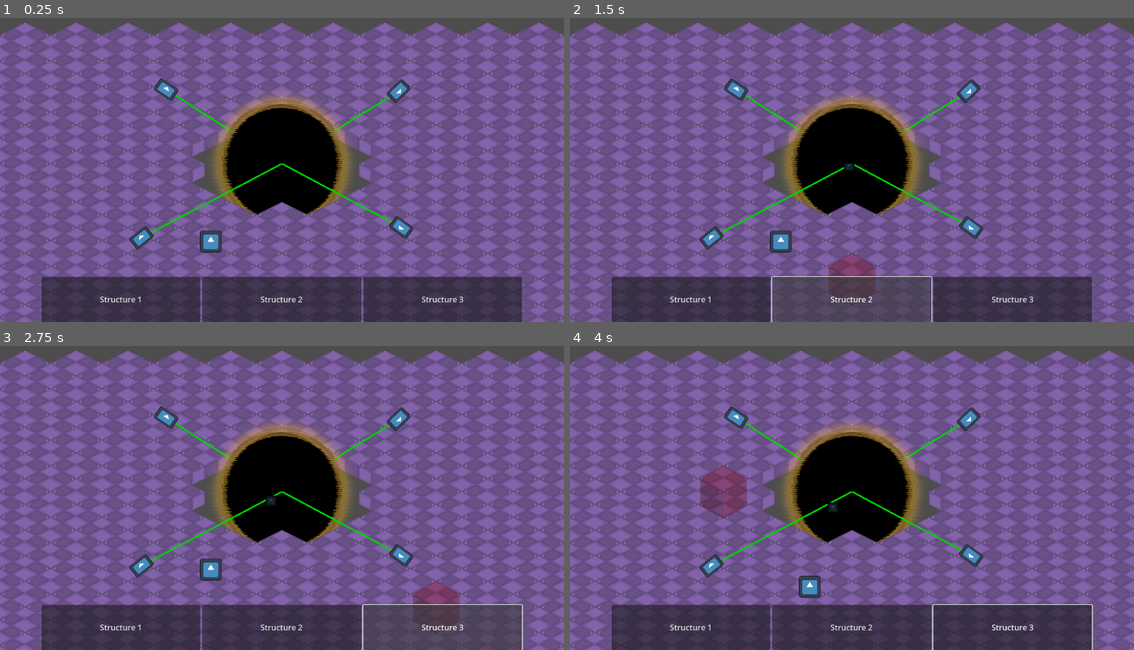
Above: before the commit, frames 1-4 (two rows, left to right).
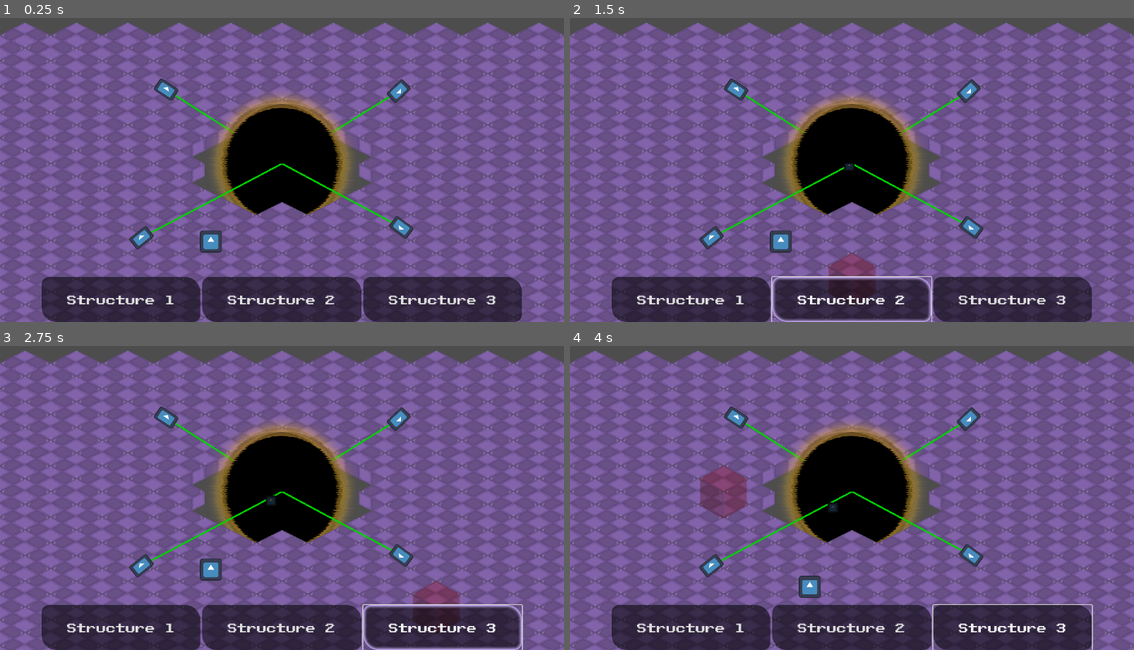
Above: after the commit, the same moments.

Repository: jkostello/Godot-Wild-Jam-69
Game: Godot game, scene res://level.tscn
The game is run twice, just before and just after one commit, with the same random seed, the same clock (stepped at 60 frames per second) and the same inputs. The engine's default icon, where the game draws it, is replaced by a stand-in: a white triangle on a blue panel in a dark square.
Inputs (mouse positions are in pixels of both pictures, inside the frame that each line leads up to):
- Up to frame 1 (0.25 s): no input
- Up to frame 2 (1.5 s): click "Structure 1" at 0.5 s; click "Structure 2" at 1.25 s
- Up to frame 3 (2.75 s): click "Structure 3" at 2 s
- Up to frame 4 (4 s): tap Enter at 2.75 s; move the mouse to (976, 476) at 2.77 s; hold D (right) 2.78-3.53 s; click (976, 476) at 2.92 s; tap Space at 3.02, 3.77 s; move the mouse to (739, 507) at 3.52 s; hold S (down) from 3.53 s (still down)

The runs differ from the first frame. In frame 1, 1.0% of the frame differs, in the area x 7-93%, y 85-100%; in frame 2, 4.6%; in frame 3, 4.6%; in frame 4, 1.0%.

Commit message:
Added standard theme
Created standard theme for buttons, panels, & labels

Diff:
--- a/UI/how_to_play.tscn
+++ b/UI/how_to_play.tscn
@@ -1,6 +1,29 @@
-[gd_scene load_steps=2 format=3 uid="uid://bg3hqbij4tfk6"]
+[gd_scene load_steps=6 format=3 uid="uid://bg3hqbij4tfk6"]
 
 [ext_resource type="Script" path="res://UI/how_to_play.gd" id="1_ii15c"]
+[ext_resource type="Theme" uid="uid://ca4ojcmrepr24" path="res://UI/standard_theme.tres" id="2_pn2y8"]
+[ext_resource type="FontFile" uid="uid://c2t1amxynu30o" path="res://UI/PublicPixel-E447g.ttf" id="3_ybnwq"]
+
+[sub_resource type="StyleBoxFlat" id="StyleBoxFlat_wagc7"]
+bg_color = Color(0.270588, 0.14902, 0.478431, 1)
+border_width_left = 10
+border_width_top = 10
+border_width_right = 10
+border_width_bottom = 10
+border_color = Color(0.776471, 0.678431, 0.956863, 1)
+border_blend = true
+corner_radius_top_left = 12
+corner_radius_top_right = 12
+corner_radius_bottom_right = 12
+corner_radius_bottom_left = 12
+shadow_size = 8
+
+[sub_resource type="Theme" id="Theme_mn0gc"]
+Button/font_sizes/font_size = 30
+Button/fonts/font = ExtResource("3_ybnwq")
+Label/font_sizes/font_size = 15
+Label/fonts/font = ExtResource("3_ybnwq")
+Panel/styles/panel = SubResource("StyleBoxFlat_wagc7")
 
 [node name="HowToPlay" type="Control"]
 layout_mode = 3
@@ -24,6 +47,7 @@
 offset_bottom = 271.5
 grow_horizontal = 2
 grow_vertical = 2
+theme = ExtResource("2_pn2y8")
 
 [node name="MarginContainer" type="MarginContainer" parent="Panel"]
 layout_mode = 1
@@ -33,9 +57,9 @@
 grow_horizontal = 2
 grow_vertical = 2
 theme_override_constants/margin_left = 40
-theme_override_constants/margin_top = 8
+theme_override_constants/margin_top = 20
 theme_override_constants/margin_right = 40
-theme_override_constants/margin_bottom = 8
+theme_override_constants/margin_bottom = 20
 
 [node name="VBoxContainer" type="VBoxContainer" parent="Panel/MarginContainer"]
 layout_mode = 2
@@ -44,6 +68,7 @@
 layout_mode = 2
 size_flags_horizontal = 4
 size_flags_vertical = 0
+theme = SubResource("Theme_mn0gc")
 text = "How To Play"
 
 [node name="Spacer" type="Label" parent="Panel/MarginContainer/VBoxContainer"]
@@ -58,33 +83,40 @@
 
 [node name="controlsContainer" type="VBoxContainer" parent="Panel/MarginContainer/VBoxContainer/HBoxContainer"]
 layout_mode = 2
+theme = ExtResource("2_pn2y8")
 
 [node name="Controls" type="Label" parent="Panel/MarginContainer/VBoxContainer/HBoxContainer/controlsContainer"]
 layout_mode = 2
+theme_override_font_sizes/font_size = 15
 text = "Controls:"
 
 [node name="Spacer" type="Label" parent="Panel/MarginContainer/VBoxContainer/HBoxContainer/controlsContainer"]
 layout_mode = 2
+theme_override_font_sizes/font_size = 15
 
 [node name="upLabel" type="Label" parent="Panel/MarginContainer/VBoxContainer/HBoxContainer/controlsContainer"]
 unique_name_in_owner = true
 layout_mode = 2
+theme_override_font_sizes/font_size = 15
 text = "Up: W"
 
 [node name="downLabel" type="Label" parent="Panel/MarginContainer/VBoxContainer/HBoxContainer/controlsContainer"]
 unique_name_in_owner = true
 layout_mode = 2
+theme_override_font_sizes/font_size = 15
 text = "Down: S"
 
 [node name="leftLabel" type="Label" parent="Panel/MarginContainer/VBoxContainer/HBoxContainer/controlsContainer"]
 unique_name_in_owner = true
 layout_mode = 2
+theme_override_font_sizes/font_size = 15
 text = "Left: A
 "
 
 [node name="rightLabel" type="Label" parent="Panel/MarginContainer/VBoxContainer/HBoxContainer/controlsContainer"]
 unique_name_in_owner = true
 layout_mode = 2
+theme_override_font_sizes/font_size = 15
 text = "Right: D"
 
 [node name="Spacer" type="Control" parent="Panel/MarginContainer/VBoxContainer/HBoxContainer"]
@@ -96,14 +128,18 @@
 
 [node name="Description" type="Label" parent="Panel/MarginContainer/VBoxContainer/HBoxContainer/descriptionContainer"]
 layout_mode = 2
-text = "hehe haha this is how
-you play our game
-idk something about
-stopping void creachures
-from closing a black hole
+theme = ExtResource("2_pn2y8")
+theme_override_font_sizes/font_size = 15
+text = "hehe haha this is
+how you play our
+game dk something
+about stopping void
+creachures from
+closing a black hole
 
 
-idk put the actual description
+idk put the
+actual description
 here pls"
 horizontal_alignment = 2
 
@@ -113,4 +149,6 @@
 
 [node name="BackButton" type="Button" parent="Panel/MarginContainer/VBoxContainer"]
 layout_mode = 2
+theme = ExtResource("2_pn2y8")
+theme_override_font_sizes/font_size = 30
 text = "Back"
--- a/UI/input_button.tscn
+++ b/UI/input_button.tscn
@@ -1,4 +1,28 @@
-[gd_scene format=3 uid="uid://bwdjvb3ldmgm7"]
+[gd_scene load_steps=5 format=3 uid="uid://bwdjvb3ldmgm7"]
+
+[ext_resource type="Theme" uid="uid://ca4ojcmrepr24" path="res://UI/standard_theme.tres" id="1_nale3"]
+[ext_resource type="FontFile" uid="uid://c2t1amxynu30o" path="res://UI/PublicPixel-E447g.ttf" id="2_4e2dn"]
+
+[sub_resource type="StyleBoxFlat" id="StyleBoxFlat_wagc7"]
+bg_color = Color(0.270588, 0.14902, 0.478431, 1)
+border_width_left = 10
+border_width_top = 10
+border_width_right = 10
+border_width_bottom = 10
+border_color = Color(0.776471, 0.678431, 0.956863, 1)
+border_blend = true
+corner_radius_top_left = 12
+corner_radius_top_right = 12
+corner_radius_bottom_right = 12
+corner_radius_bottom_left = 12
+shadow_size = 8
+
+[sub_resource type="Theme" id="Theme_mn0gc"]
+Button/font_sizes/font_size = 30
+Button/fonts/font = ExtResource("2_4e2dn")
+Label/font_sizes/font_size = 15
+Label/fonts/font = ExtResource("2_4e2dn")
+Panel/styles/panel = SubResource("StyleBoxFlat_wagc7")
 
 [node name="InputButton" type="Button"]
 custom_minimum_size = Vector2(0, 30)
@@ -6,6 +30,7 @@
 anchor_right = 1.0
 offset_bottom = 8.0
 grow_horizontal = 2
+theme = ExtResource("1_nale3")
 
 [node name="MarginContainer" type="MarginContainer" parent="."]
 layout_mode = 1
@@ -22,15 +47,17 @@
 
 [node name="ActionLabel" type="Label" parent="MarginContainer/HBoxContainer"]
 layout_mode = 2
+theme = SubResource("Theme_mn0gc")
 text = "action label"
 vertical_alignment = 1
 
-[node name="Control" type="Control" parent="MarginContainer/HBoxContainer"]
+[node name="Spacer" type="Control" parent="MarginContainer/HBoxContainer"]
 layout_mode = 2
 size_flags_horizontal = 3
 
 [node name="InputLabel" type="Label" parent="MarginContainer/HBoxContainer"]
 layout_mode = 2
+theme = SubResource("Theme_mn0gc")
 text = "input label"
 horizontal_alignment = 2
 vertical_alignment = 1
--- a/UI/options.tscn
+++ b/UI/options.tscn
@@ -1,6 +1,7 @@
-[gd_scene load_steps=3 format=3 uid="uid://d2ypbvp32opvk"]
+[gd_scene load_steps=4 format=3 uid="uid://d2ypbvp32opvk"]
 
 [ext_resource type="Script" path="res://UI/options.gd" id="1_ifmx2"]
+[ext_resource type="Theme" uid="uid://ca4ojcmrepr24" path="res://UI/standard_theme.tres" id="2_3xn55"]
 [ext_resource type="PackedScene" uid="uid://bwdjvb3ldmgm7" path="res://UI/input_button.tscn" id="2_gpvu5"]
 
 [node name="Options" type="Control"]
@@ -25,6 +26,7 @@
 offset_bottom = 188.0
 grow_horizontal = 2
 grow_vertical = 2
+theme = ExtResource("2_3xn55")
 
 [node name="MarginContainer" type="MarginContainer" parent="PanelContainer"]
 layout_mode = 2
@@ -49,6 +51,8 @@
 
 [node name="ResetButton" type="Button" parent="PanelContainer/MarginContainer/VBoxContainer"]
 layout_mode = 2
+theme = ExtResource("2_3xn55")
+theme_override_font_sizes/font_size = 20
 text = "Reset to Default"
 
 [node name="Spacer" type="Control" parent="PanelContainer/MarginContainer/VBoxContainer"]
@@ -56,6 +60,8 @@
 
 [node name="BackButton" type="Button" parent="PanelContainer/MarginContainer/VBoxContainer"]
 layout_mode = 2
+theme = ExtResource("2_3xn55")
+theme_override_font_sizes/font_size = 25
 text = "Back"
 
 [connection signal="pressed" from="PanelContainer/MarginContainer/VBoxContainer/ResetButton" to="." method="_on_reset_button_pressed"]
--- /dev/null
+++ b/UI/standard_theme.tres
@@ -0,0 +1,75 @@
+[gd_resource type="Theme" load_steps=7 format=3 uid="uid://ca4ojcmrepr24"]
+
+[ext_resource type="FontFile" uid="uid://c2t1amxynu30o" path="res://UI/PublicPixel-E447g.ttf" id="1_gf2a0"]
+
+[sub_resource type="StyleBoxFlat" id="StyleBoxFlat_ba0xe"]
+bg_color = Color(0, 0, 0, 0.556863)
+border_width_left = 8
+border_width_top = 8
+border_width_right = 8
+border_width_bottom = 8
+border_color = Color(0.776471, 0.678431, 0.956863, 1)
+border_blend = true
+corner_radius_top_left = 15
+corner_radius_top_right = 30
+corner_radius_bottom_right = 15
+corner_radius_bottom_left = 30
+
+[sub_resource type="StyleBoxFlat" id="StyleBoxFlat_4md0i"]
+bg_color = Color(0, 0, 0, 0.556863)
+corner_radius_top_left = 15
+corner_radius_top_right = 30
+corner_radius_bottom_right = 15
+corner_radius_bottom_left = 30
+
+[sub_resource type="StyleBoxFlat" id="StyleBoxFlat_3llbp"]
+bg_color = Color(0, 0, 0, 0.556863)
+border_width_left = 12
+border_width_top = 12
+border_width_right = 12
+border_width_bottom = 12
+border_color = Color(1, 0.8, 0.380392, 1)
+border_blend = true
+corner_radius_top_left = 15
+corner_radius_top_right = 30
+corner_radius_bottom_right = 15
+corner_radius_bottom_left = 30
+
+[sub_resource type="StyleBoxFlat" id="StyleBoxFlat_ngdy3"]
+bg_color = Color(0.168627, 0.0901961, 0.305882, 1)
+border_width_left = 10
+border_width_top = 10
+border_width_right = 10
+border_width_bottom = 10
+border_color = Color(0.776471, 0.678431, 0.956863, 1)
+border_blend = true
+corner_radius_top_left = 12
+corner_radius_top_right = 12
+corner_radius_bottom_right = 12
+corner_radius_bottom_left = 12
+shadow_size = 8
+
+[sub_resource type="StyleBoxFlat" id="StyleBoxFlat_mdbj1"]
+bg_color = Color(0.168627, 0.0901961, 0.305882, 1)
+border_width_left = 10
+border_width_top = 10
+border_width_right = 10
+border_width_bottom = 10
+border_color = Color(0.776471, 0.678431, 0.956863, 1)
+border_blend = true
+corner_radius_top_left = 12
+corner_radius_top_right = 12
+corner_radius_bottom_right = 12
+corner_radius_bottom_left = 12
+shadow_size = 8
+
+[resource]
+Button/font_sizes/font_size = 42
+Button/fonts/font = ExtResource("1_gf2a0")
+Button/styles/hover = SubResource("StyleBoxFlat_ba0xe")
+Button/styles/normal = SubResource("StyleBoxFlat_4md0i")
+Button/styles/pressed = SubResource("StyleBoxFlat_3llbp")
+Label/font_sizes/font_size = 32
+Label/fonts/font = ExtResource("1_gf2a0")
+Panel/styles/panel = SubResource("StyleBoxFlat_ngdy3")
+PanelContainer/styles/panel = SubResource("StyleBoxFlat_mdbj1")
--- a/UI/start_menu.tscn
+++ b/UI/start_menu.tscn
@@ -1,8 +1,9 @@
-[gd_scene load_steps=4 format=3 uid="uid://qgmj66fv55ig"]
+[gd_scene load_steps=5 format=3 uid="uid://qgmj66fv55ig"]
 
 [ext_resource type="Script" path="res://UI/start_menu.gd" id="1_bwnhk"]
 [ext_resource type="PackedScene" uid="uid://d2ypbvp32opvk" path="res://UI/options.tscn" id="2_ui3rd"]
 [ext_resource type="PackedScene" uid="uid://bg3hqbij4tfk6" path="res://UI/how_to_play.tscn" id="3_bfi3k"]
+[ext_resource type="Theme" uid="uid://ca4ojcmrepr24" path="res://UI/standard_theme.tres" id="4_xn50i"]
 
 [node name="MainMenu" type="Control"]
 layout_mode = 3
@@ -14,57 +15,60 @@
 script = ExtResource("1_bwnhk")
 
 [node name="Options" parent="." instance=ExtResource("2_ui3rd")]
+visible = false
 layout_mode = 1
 
 [node name="HowToPlay" parent="." instance=ExtResource("3_bfi3k")]
+visible = false
 layout_mode = 1
 
-[node name="MainPanel" type="Panel" parent="."]
-layout_mode = 1
-anchors_preset = 15
-anchor_right = 1.0
-anchor_bottom = 1.0
-offset_left = 435.0
-offset_top = 168.0
-offset_right = -426.0
-offset_bottom = -144.0
-grow_horizontal = 2
-grow_vertical = 2
-
-[node name="VBoxContainer" type="VBoxContainer" parent="MainPanel"]
+[node name="MainPanel" type="PanelContainer" parent="."]
 layout_mode = 1
 anchors_preset = 8
 anchor_left = 0.5
 anchor_top = 0.5
 anchor_right = 0.5
 anchor_bottom = 0.5
-offset_left = -35.0
-offset_top = -50.5
-offset_right = 35.0
-offset_bottom = 50.5
+offset_left = -292.5
+offset_top = -176.5
+offset_right = 292.5
+offset_bottom = 176.5
 grow_horizontal = 2
 grow_vertical = 2
+theme = ExtResource("4_xn50i")
+
+[node name="MarginContainer" type="MarginContainer" parent="MainPanel"]
+layout_mode = 2
+theme_override_constants/margin_left = 20
+theme_override_constants/margin_right = 20
+
+[node name="VBoxContainer" type="VBoxContainer" parent="MainPanel/MarginContainer"]
+layout_mode = 2
 alignment = 1
 
-[node name="Start" type="Button" parent="MainPanel/VBoxContainer"]
+[node name="Start" type="Button" parent="MainPanel/MarginContainer/VBoxContainer"]
 layout_mode = 2
+theme = ExtResource("4_xn50i")
 text = "Start"
 
-[node name="HowToPlay" type="Button" parent="MainPanel/VBoxContainer"]
+[node name="HowToPlay" type="Button" parent="MainPanel/MarginContainer/VBoxContainer"]
 layout_mode = 2
+theme = ExtResource("4_xn50i")
 text = "How To Play"
 
-[node name="Options" type="Button" parent="MainPanel/VBoxContainer"]
+[node name="Options" type="Button" parent="MainPanel/MarginContainer/VBoxContainer"]
 layout_mode = 2
+theme = ExtResource("4_xn50i")
 text = "Options
 "
 
-[node name="Quit" type="Button" parent="MainPanel/VBoxContainer"]
+[node name="Quit" type="Button" parent="MainPanel/MarginContainer/VBoxContainer"]
 layout_mode = 2
+theme = ExtResource("4_xn50i")
 text = "Quit
 "
 
-[connection signal="pressed" from="MainPanel/VBoxContainer/Start" to="." method="_on_start_pressed"]
-[connection signal="pressed" from="MainPanel/VBoxContainer/HowToPlay" to="." method="_on_how_to_play_pressed"]
-[connection signal="pressed" from="MainPanel/VBoxContainer/Options" to="." method="_on_options_pressed"]
-[connection signal="pressed" from="MainPanel/VBoxContainer/Quit" to="." method="_on_quit_pressed"]
+[connection signal="pressed" from="MainPanel/MarginContainer/VBoxContainer/Start" to="." method="_on_start_pressed"]
+[connection signal="pressed" from="MainPanel/MarginContainer/VBoxContainer/HowToPlay" to="." method="_on_how_to_play_pressed"]
+[connection signal="pressed" from="MainPanel/MarginContainer/VBoxContainer/Options" to="." method="_on_options_pressed"]
+[connection signal="pressed" from="MainPanel/MarginContainer/VBoxContainer/Quit" to="." method="_on_quit_pressed"]
--- a/structure_handler.tscn
+++ b/structure_handler.tscn
@@ -1,7 +1,8 @@
-[gd_scene load_steps=3 format=3 uid="uid://bpg2lcg0737in"]
+[gd_scene load_steps=4 format=3 uid="uid://bpg2lcg0737in"]
 
 [ext_resource type="Script" path="res://structure_handler.gd" id="1_sjf38"]
 [ext_resource type="Texture2D" uid="uid://y1qtlj332y4q" path="res://green_highlight.png" id="2_4xf2m"]
+[ext_resource type="Theme" uid="uid://ca4ojcmrepr24" path="res://UI/standard_theme.tres" id="2_74kgc"]
 
 [node name="structure_handler" type="Control"]
 layout_mode = 3
@@ -39,18 +40,24 @@
 [node name="structureBut1" type="Button" parent="VBoxContainer/buttonHolder/HBoxContainer"]
 layout_mode = 2
 size_flags_horizontal = 3
+theme = ExtResource("2_74kgc")
+theme_override_font_sizes/font_size = 20
 action_mode = 0
 text = "Structure 1"
 
 [node name="structureBut2" type="Button" parent="VBoxContainer/buttonHolder/HBoxContainer"]
 layout_mode = 2
 size_flags_horizontal = 3
+theme = ExtResource("2_74kgc")
+theme_override_font_sizes/font_size = 20
 action_mode = 0
 text = "Structure 2"
 
 [node name="structureBut3" type="Button" parent="VBoxContainer/buttonHolder/HBoxContainer"]
 layout_mode = 2
 size_flags_horizontal = 3
+theme = ExtResource("2_74kgc")
+theme_override_font_sizes/font_size = 20
 action_mode = 0
 text = "Structure 3"
 
Binary file added: UI/PublicPixel-E447g.ttf
Not shown, added: UI/PublicPixel-E447g.ttf.import
Not shown, added: UI/public-pixel-font.zip
